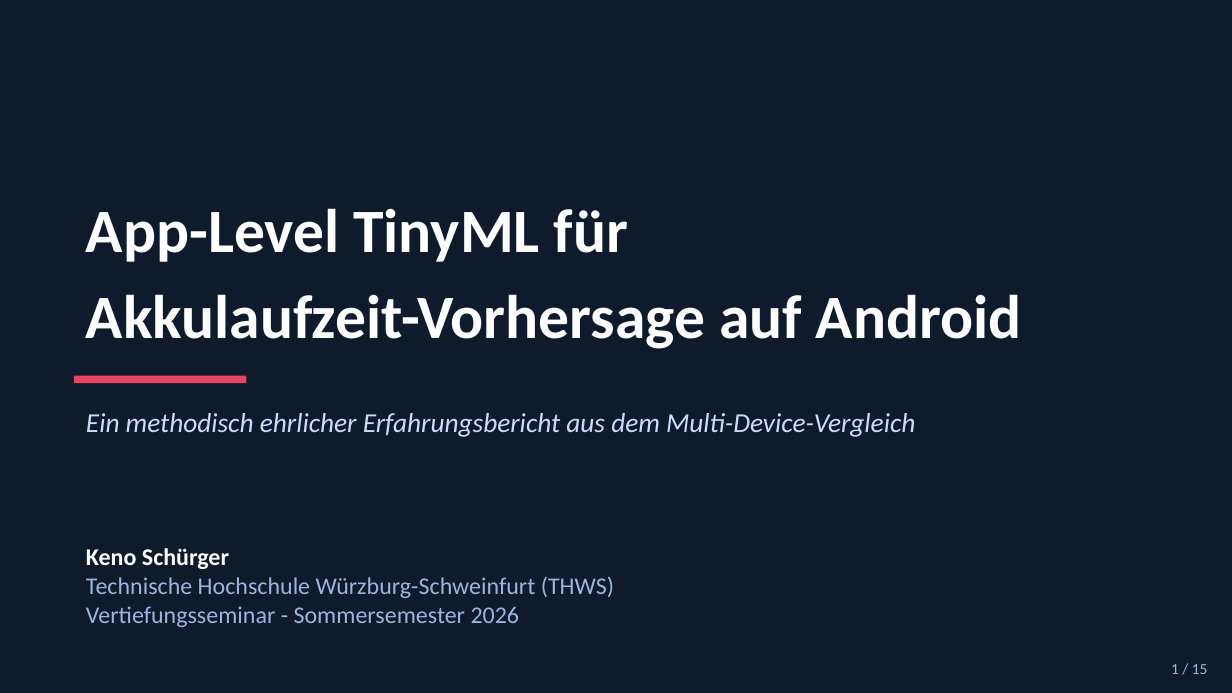
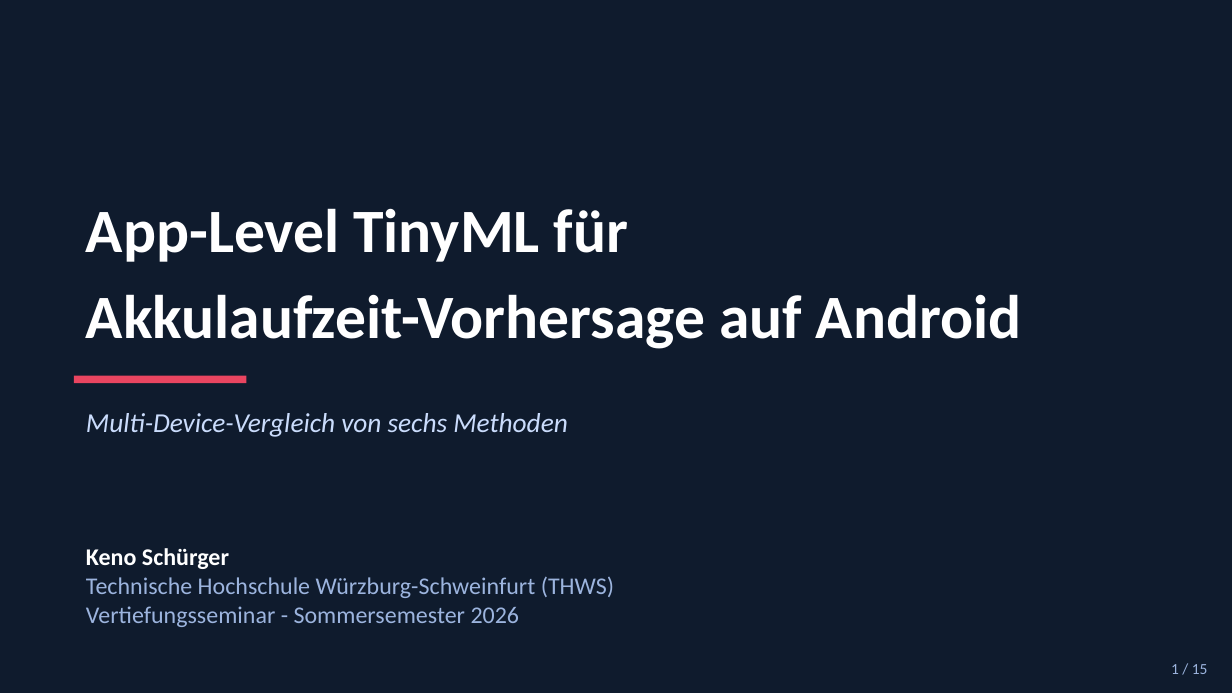
Before and after one commit to Keno-fsdf/HandyUsageRepo, a slide deck: slide 1 of paper/Paper_Verteidigung.pptx. Drawn at 1232x693 pixels with LibreOffice and Linux fonts; fonts in the diff are those of the drawing. Boxes give left, top, right and bottom in pixels: in the first picture for what was removed or moved away, otherwise in the second. Text is boxed around its words. In the diff, an @@ line names an element or a change of style, - is before the commit and + after.

```diff
--- a/paper/Paper_Verteidigung.pptx
+++ b/paper/Paper_Verteidigung.pptx
@@ text at (x1=86, y1=413, x2=567, y2=437): text changed @@
-Ein methodisch ehrlicher Erfahrungsbericht aus dem Multi-Device-Vergleich
+Multi-Device-Vergleich von sechs Methoden
```
